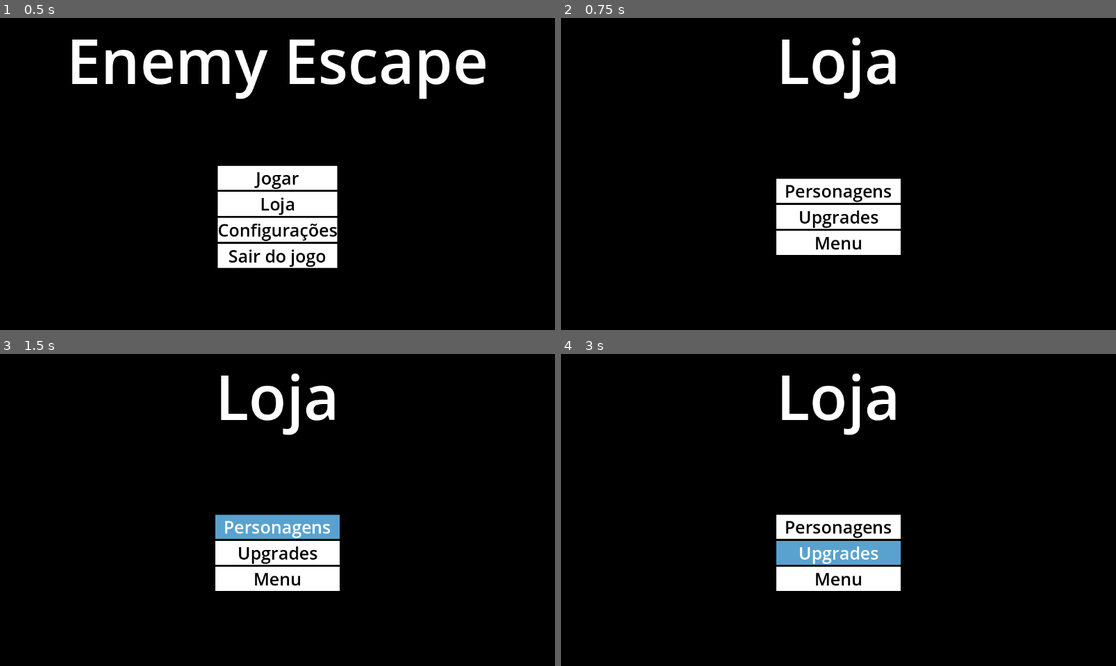
Above: before the commit, frames 1-4 (two rows, left to right).
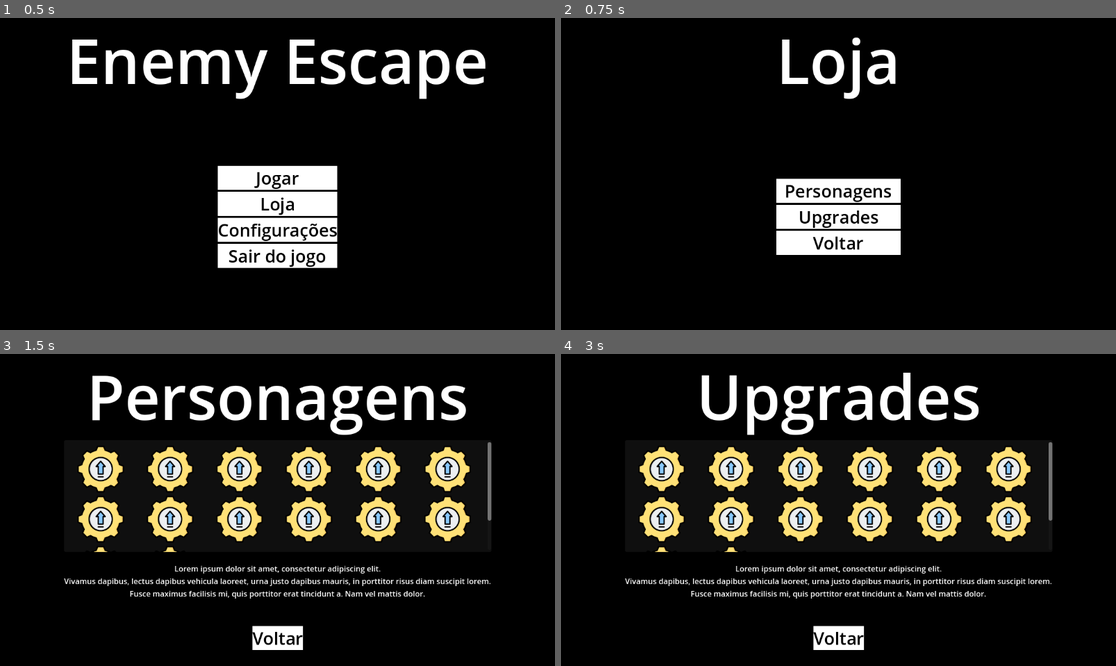
Above: after the commit, the same moments.

Repository: mugrilo18/Enemy-Escape
Game: Godot game, scene res://Scenes/main_menu.tscn
Two runs of this game, one before a commit and one after it. Both use one fixed random seed, a clock stepped at 60 frames per second and the inputs below.
Inputs (mouse positions are in pixels of both pictures, inside the frame that each line leads up to):
- Up to frame 1 (0.5 s): no input
- Up to frame 2 (0.75 s): click "Loja" at 0.5 s
- Up to frame 3 (1.5 s): click "Personagens" at 1.25 s
- Up to frame 4 (3 s): click (838, 637) at 2 s, where only the run after the commit has a clickable "Voltar"; click "Upgrades" at 2.75 s

Frame 1 is identical in both runs. In frame 2, 0.2% of the frame differs, in the area x 45-55%, y 69-75%; in frame 3, 19%, in the area x 11-89%, y 6-95%; in frame 4, 18%.

Commit message:
Correção de alguns bugs. Adição das telas de personagens e itens na parte de loja

Diff:
--- /dev/null
+++ b/Scenes/character_store.tscn
@@ -0,0 +1,101 @@
+[gd_scene load_steps=5 format=3 uid="uid://ga2imwmt6t5e"]
+
+[ext_resource type="Script" path="res://Scripts/character_store.gd" id="1_0h6iy"]
+[ext_resource type="Texture2D" uid="uid://cj2y3wi6lhquh" path="res://Assets/Icons/upgrade_icon.png" id="1_xh7rb"]
+[ext_resource type="LabelSettings" uid="uid://ctd2txar1au8i" path="res://Themes/tittle_ui.tres" id="2_12tdl"]
+[ext_resource type="Theme" uid="uid://h0p28uku3deb" path="res://Themes/button.tres" id="3_2gkqc"]
+
+[node name="CharacterStore" type="Control"]
+layout_mode = 3
+anchors_preset = 15
+anchor_right = 1.0
+anchor_bottom = 1.0
+grow_horizontal = 2
+grow_vertical = 2
+script = ExtResource("1_0h6iy")
+
+[node name="background" type="ColorRect" parent="."]
+layout_mode = 1
+anchors_preset = 15
+anchor_right = 1.0
+anchor_bottom = 1.0
+grow_horizontal = 2
+grow_vertical = 2
+color = Color(0, 0, 0, 1)
+
+[node name="VBoxContainer2" type="VBoxContainer" parent="background"]
+layout_mode = 1
+anchors_preset = 13
+anchor_left = 0.5
+anchor_right = 0.5
+anchor_bottom = 1.0
+grow_horizontal = 2
+grow_vertical = 2
+
+[node name="tittle_ui" type="Label" parent="background/VBoxContainer2"]
+layout_mode = 2
+size_flags_vertical = 0
+theme_override_font_sizes/font_size = 128
+text = "Personagens"
+label_settings = ExtResource("2_12tdl")
+horizontal_alignment = 1
+
+[node name="ItemList" type="ItemList" parent="background/VBoxContainer2"]
+layout_mode = 2
+size_flags_vertical = 3
+item_count = 14
+max_columns = 6
+same_column_width = true
+fixed_column_width = 140
+icon_mode = 0
+item_0/text = ""
+item_0/icon = ExtResource("1_xh7rb")
+item_1/text = ""
+item_1/icon = ExtResource("1_xh7rb")
+item_2/text = ""
+item_2/icon = ExtResource("1_xh7rb")
+item_3/text = ""
+item_3/icon = ExtResource("1_xh7rb")
+item_4/text = ""
+item_4/icon = ExtResource("1_xh7rb")
+item_5/text = ""
+item_5/icon = ExtResource("1_xh7rb")
+item_6/text = ""
+item_6/icon = ExtResource("1_xh7rb")
+item_7/text = ""
+item_7/icon = ExtResource("1_xh7rb")
+item_8/text = ""
+item_8/icon = ExtResource("1_xh7rb")
+item_9/text = ""
+item_9/icon = ExtResource("1_xh7rb")
+item_10/text = ""
+item_10/icon = ExtResource("1_xh7rb")
+item_11/text = ""
+item_11/icon = ExtResource("1_xh7rb")
+item_12/text = ""
+item_12/icon = ExtResource("1_xh7rb")
+item_13/text = ""
+item_13/icon = ExtResource("1_xh7rb")
+
+[node name="VBoxContainer" type="VBoxContainer" parent="background/VBoxContainer2"]
+layout_mode = 2
+size_flags_vertical = 3
+
+[node name="description" type="Label" parent="background/VBoxContainer2/VBoxContainer"]
+layout_mode = 2
+size_flags_vertical = 3
+text = "Lorem ipsum dolor sit amet, consectetur adipiscing elit.
+Vivamus dapibus, lectus dapibus vehicula laoreet, urna justo dapibus mauris, in porttitor risus diam suscipit lorem.
+Fusce maximus facilisis mi, quis porttitor erat tincidunt a. Nam vel mattis dolor."
+horizontal_alignment = 1
+vertical_alignment = 1
+
+[node name="main_menu" type="Button" parent="background/VBoxContainer2/VBoxContainer"]
+layout_mode = 2
+size_flags_horizontal = 4
+size_flags_vertical = 6
+mouse_default_cursor_shape = 2
+theme = ExtResource("3_2gkqc")
+text = "Voltar"
+
+[connection signal="pressed" from="background/VBoxContainer2/VBoxContainer/main_menu" to="." method="_on_main_menu_pressed"]
--- /dev/null
+++ b/Scenes/coin_counter.tscn
@@ -0,0 +1,37 @@
+[gd_scene load_steps=4 format=3 uid="uid://b8dve571komdt"]
+
+[ext_resource type="Script" path="res://Scripts/coin_counter.gd" id="1_7l5xs"]
+[ext_resource type="Texture2D" uid="uid://d1kvcn2cefbin" path="res://Assets/Icons/Coin_icon2.png" id="2_w7g0x"]
+[ext_resource type="PackedScene" uid="uid://dcpcbw1nb8yyo" path="res://Scenes/coin.tscn" id="3_wuiyk"]
+
+[node name="CoinCounter" type="Control" node_paths=PackedStringArray("coin")]
+layout_mode = 3
+anchors_preset = 15
+anchor_right = 1.0
+anchor_bottom = 1.0
+grow_horizontal = 2
+grow_vertical = 2
+script = ExtResource("1_7l5xs")
+coin = NodePath("Coin")
+
+[node name="background" type="ColorRect" parent="."]
+layout_mode = 0
+offset_right = 204.0
+offset_bottom = 80.0
+color = Color(0.215686, 0.215686, 0.215686, 1)
+
+[node name="coin_icon" type="TextureRect" parent="background"]
+layout_mode = 0
+offset_top = 5.0
+offset_right = 70.0
+offset_bottom = 75.0
+texture = ExtResource("2_w7g0x")
+
+[node name="counter" type="Label" parent="background/coin_icon"]
+layout_mode = 0
+offset_left = 80.0
+offset_right = 134.0
+offset_bottom = 67.0
+theme_override_font_sizes/font_size = 48
+
+[node name="Coin" parent="." instance=ExtResource("3_wuiyk")]
--- a/Scenes/game_over.tscn
+++ b/Scenes/game_over.tscn
@@ -1,7 +1,8 @@
-[gd_scene load_steps=3 format=3 uid="uid://ch2ngpvhc3xb3"]
+[gd_scene load_steps=4 format=3 uid="uid://ch2ngpvhc3xb3"]
 
 [ext_resource type="Script" path="res://Scripts/game_over.gd" id="1_3ft52"]
 [ext_resource type="Theme" uid="uid://h0p28uku3deb" path="res://Themes/button.tres" id="1_cue6x"]
+[ext_resource type="LabelSettings" uid="uid://ctd2txar1au8i" path="res://Themes/tittle_ui.tres" id="2_5yiqw"]
 
 [node name="GameOver" type="Control"]
 layout_mode = 3
@@ -37,6 +38,7 @@
 size_flags_vertical = 2
 theme_override_font_sizes/font_size = 128
 text = "GAME OVER"
+label_settings = ExtResource("2_5yiqw")
 horizontal_alignment = 1
 
 [node name="button_holder" type="VBoxContainer" parent="background/container_holder"]
@@ -44,7 +46,7 @@
 size_flags_horizontal = 4
 size_flags_vertical = 2
 
-[node name="resume" type="Button" parent="background/container_holder/button_holder"]
+[node name="restart" type="Button" parent="background/container_holder/button_holder"]
 layout_mode = 2
 mouse_default_cursor_shape = 2
 theme = ExtResource("1_cue6x")
@@ -62,6 +64,6 @@
 theme = ExtResource("1_cue6x")
 text = "   Sair do jogo  "
 
-[connection signal="pressed" from="background/container_holder/button_holder/resume" to="." method="_on_resume_pressed"]
+[connection signal="pressed" from="background/container_holder/button_holder/restart" to="." method="_on_restart_pressed"]
 [connection signal="pressed" from="background/container_holder/button_holder/main_menu" to="." method="_on_main_menu_pressed"]
 [connection signal="pressed" from="background/container_holder/button_holder/quit" to="." method="_on_quit_pressed"]
--- a/Scenes/ground.tscn
+++ b/Scenes/ground.tscn
@@ -14,7 +14,6 @@
 script = ExtResource("1_pu1ay")
 
 [node name="StaticBody3D" type="StaticBody3D" parent="."]
-transform = Transform3D(1, 0, 0, 0, 1, 0, 0, 0, 1, 0, 0, 0)
 
 [node name="MeshInstance3D" type="MeshInstance3D" parent="StaticBody3D"]
 mesh = SubResource("BoxMesh_0ofpl")
@@ -22,5 +21,4 @@
 surface_material_override/0 = SubResource("StandardMaterial3D_y2s66")
 
 [node name="CollisionShape3D" type="CollisionShape3D" parent="StaticBody3D"]
-transform = Transform3D(1, 0, 0, 0, 1, 0, 0, 0, 1, 0, 0, 0)
 shape = SubResource("BoxShape3D_qwxc5")
--- a/Scenes/main.tscn
+++ b/Scenes/main.tscn
@@ -8,6 +8,7 @@
 [ext_resource type="PackedScene" uid="uid://cal8rnbl0gk4e" path="res://Scenes/mini_map.tscn" id="5_7v10w"]
 [ext_resource type="PackedScene" uid="uid://c52m0lw2uxj23" path="res://Scenes/player_experience.tscn" id="5_ww3n7"]
 [ext_resource type="PackedScene" uid="uid://i0o7k14mufdr" path="res://Scenes/ground.tscn" id="6_gglm0"]
+[ext_resource type="PackedScene" uid="uid://b8dve571komdt" path="res://Scenes/coin_counter.tscn" id="6_xtl6j"]
 
 [sub_resource type="ProceduralSkyMaterial" id="ProceduralSkyMaterial_4so7a"]
 sky_top_color = Color(0.211765, 0.470588, 0.678431, 1)
@@ -55,10 +56,13 @@
 [node name="MiniMap" parent="UI" instance=ExtResource("5_7v10w")]
 target = NodePath("../../Player")
 
-[node name="PauseMenu" parent="UI" node_paths=PackedStringArray("player") instance=ExtResource("4_1w0gm")]
+[node name="PauseMenu" parent="UI" node_paths=PackedStringArray("player", "timer") instance=ExtResource("4_1w0gm")]
 player = NodePath("../../Player")
+timer = NodePath("../Timer")
 
 [node name="PlayerExperience" parent="UI" instance=ExtResource("5_ww3n7")]
+
+[node name="CoinCounter" parent="UI" instance=ExtResource("6_xtl6j")]
 
 [node name="NavigationRegion3D" type="NavigationRegion3D" parent="."]
 navigation_mesh = SubResource("NavigationMesh_xk110")
--- a/Scenes/main_menu.tscn
+++ b/Scenes/main_menu.tscn
@@ -1,7 +1,8 @@
-[gd_scene load_steps=3 format=3 uid="uid://tx8sxpwbdo6v"]
+[gd_scene load_steps=4 format=3 uid="uid://tx8sxpwbdo6v"]
 
 [ext_resource type="Theme" uid="uid://h0p28uku3deb" path="res://Themes/button.tres" id="1_gc4is"]
 [ext_resource type="Script" path="res://Scripts/main_menu.gd" id="1_u4f5a"]
+[ext_resource type="LabelSettings" uid="uid://ctd2txar1au8i" path="res://Themes/tittle_ui.tres" id="2_no01u"]
 
 [node name="MainMenu" type="Control"]
 layout_mode = 3
@@ -36,6 +37,7 @@
 layout_mode = 2
 theme_override_font_sizes/font_size = 128
 text = "Enemy Escape"
+label_settings = ExtResource("2_no01u")
 horizontal_alignment = 1
 
 [node name="button_holder" type="VBoxContainer" parent="background/container_holder"]
--- a/Scenes/pause_menu.tscn
+++ b/Scenes/pause_menu.tscn
@@ -53,7 +53,6 @@
 size_flags_vertical = 3
 mouse_default_cursor_shape = 2
 theme = ExtResource("1_h8xq5")
-shortcut = SubResource("Shortcut_vsj8o")
 text = "Reiniciar"
 
 [node name="main_menu" type="Button" parent="button_holder"]
--- a/Scenes/player_experience.tscn
+++ b/Scenes/player_experience.tscn
@@ -1,7 +1,7 @@
 [gd_scene load_steps=3 format=3 uid="uid://c52m0lw2uxj23"]
 
 [ext_resource type="Script" path="res://Scripts/player_experience.gd" id="1_jr1p3"]
-[ext_resource type="Texture2D" uid="uid://ba1ngj743y6hn" path="res://Assets/icone_xp.png" id="2_pa484"]
+[ext_resource type="Texture2D" uid="uid://ba1ngj743y6hn" path="res://Assets/Icons/icone_xp.png" id="2_pa484"]
 
 [node name="PlayerExperience" type="Control"]
 layout_mode = 3
--- a/Scenes/store.tscn
+++ b/Scenes/store.tscn
@@ -1,7 +1,8 @@
-[gd_scene load_steps=3 format=3 uid="uid://dalekcm36228r"]
+[gd_scene load_steps=4 format=3 uid="uid://dalekcm36228r"]
 
 [ext_resource type="Script" path="res://Scripts/store.gd" id="1_4ax5i"]
 [ext_resource type="Theme" uid="uid://h0p28uku3deb" path="res://Themes/button.tres" id="1_q2uso"]
+[ext_resource type="LabelSettings" uid="uid://ctd2txar1au8i" path="res://Themes/tittle_ui.tres" id="2_ubrk8"]
 
 [node name="Store" type="Control"]
 layout_mode = 3
@@ -36,6 +37,7 @@
 layout_mode = 2
 theme_override_font_sizes/font_size = 128
 text = "Loja"
+label_settings = ExtResource("2_ubrk8")
 horizontal_alignment = 1
 
 [node name="VBoxContainer" type="VBoxContainer" parent="background/container_holder"]
@@ -58,7 +60,7 @@
 layout_mode = 2
 mouse_default_cursor_shape = 2
 theme = ExtResource("1_q2uso")
-text = "Menu"
+text = "Voltar"
 
 [connection signal="pressed" from="background/container_holder/VBoxContainer/characters" to="." method="_on_characters_pressed"]
 [connection signal="pressed" from="background/container_holder/VBoxContainer/upgrades" to="." method="_on_upgrades_pressed"]
--- /dev/null
+++ b/Scenes/upgrade_store.tscn
@@ -0,0 +1,101 @@
+[gd_scene load_steps=5 format=3 uid="uid://bwwk21xfpregq"]
+
+[ext_resource type="LabelSettings" uid="uid://ctd2txar1au8i" path="res://Themes/tittle_ui.tres" id="1_lgumv"]
+[ext_resource type="Script" path="res://Scripts/upgrade_store.gd" id="1_nu4ft"]
+[ext_resource type="Texture2D" uid="uid://cj2y3wi6lhquh" path="res://Assets/Icons/upgrade_icon.png" id="3_qx6he"]
+[ext_resource type="Theme" uid="uid://h0p28uku3deb" path="res://Themes/button.tres" id="4_q13kq"]
+
+[node name="UpgradeStore" type="Control"]
+layout_mode = 3
+anchors_preset = 15
+anchor_right = 1.0
+anchor_bottom = 1.0
+grow_horizontal = 2
+grow_vertical = 2
+script = ExtResource("1_nu4ft")
+
+[node name="background" type="ColorRect" parent="."]
+layout_mode = 1
+anchors_preset = 15
+anchor_right = 1.0
+anchor_bottom = 1.0
+grow_horizontal = 2
+grow_vertical = 2
+color = Color(0, 0, 0, 1)
+
+[node name="VBoxContainer2" type="VBoxContainer" parent="background"]
+layout_mode = 1
+anchors_preset = 13
+anchor_left = 0.5
+anchor_right = 0.5
+anchor_bottom = 1.0
+grow_horizontal = 2
+grow_vertical = 2
+
+[node name="tittle_ui" type="Label" parent="background/VBoxContainer2"]
+layout_mode = 2
+size_flags_vertical = 0
+theme_override_font_sizes/font_size = 128
+text = "Upgrades"
+label_settings = ExtResource("1_lgumv")
+horizontal_alignment = 1
+
+[node name="ItemList" type="ItemList" parent="background/VBoxContainer2"]
+layout_mode = 2
+size_flags_vertical = 3
+item_count = 14
+max_columns = 6
+same_column_width = true
+fixed_column_width = 140
+icon_mode = 0
+item_0/text = ""
+item_0/icon = ExtResource("3_qx6he")
+item_1/text = ""
+item_1/icon = ExtResource("3_qx6he")
+item_2/text = ""
+item_2/icon = ExtResource("3_qx6he")
+item_3/text = ""
+item_3/icon = ExtResource("3_qx6he")
+item_4/text = ""
+item_4/icon = ExtResource("3_qx6he")
+item_5/text = ""
+item_5/icon = ExtResource("3_qx6he")
+item_6/text = ""
+item_6/icon = ExtResource("3_qx6he")
+item_7/text = ""
+item_7/icon = ExtResource("3_qx6he")
+item_8/text = ""
+item_8/icon = ExtResource("3_qx6he")
+item_9/text = ""
+item_9/icon = ExtResource("3_qx6he")
+item_10/text = ""
+item_10/icon = ExtResource("3_qx6he")
+item_11/text = ""
+item_11/icon = ExtResource("3_qx6he")
+item_12/text = ""
+item_12/icon = ExtResource("3_qx6he")
+item_13/text = ""
+item_13/icon = ExtResource("3_qx6he")
+
+[node name="VBoxContainer" type="VBoxContainer" parent="background/VBoxContainer2"]
+layout_mode = 2
+size_flags_vertical = 3
+
+[node name="description" type="Label" parent="background/VBoxContainer2/VBoxContainer"]
+layout_mode = 2
+size_flags_vertical = 3
+text = "Lorem ipsum dolor sit amet, consectetur adipiscing elit.
+Vivamus dapibus, lectus dapibus vehicula laoreet, urna justo dapibus mauris, in porttitor risus diam suscipit lorem.
+Fusce maximus facilisis mi, quis porttitor erat tincidunt a. Nam vel mattis dolor."
+horizontal_alignment = 1
+vertical_alignment = 1
+
+[node name="main_menu" type="Button" parent="background/VBoxContainer2/VBoxContainer"]
+layout_mode = 2
+size_flags_horizontal = 4
+size_flags_vertical = 6
+mouse_default_cursor_shape = 2
+theme = ExtResource("4_q13kq")
+text = "Voltar"
+
+[connection signal="pressed" from="background/VBoxContainer2/VBoxContainer/main_menu" to="." method="_on_main_menu_pressed"]
--- /dev/null
+++ b/Scripts/character_store.gd
@@ -0,0 +1,5 @@
+extends Control
+
+
+func _on_main_menu_pressed():
+	get_tree().change_scene_to_file("res://Scenes/store.tscn")
--- a/Scripts/coin.gd
+++ b/Scripts/coin.gd
@@ -3,7 +3,4 @@
 func _on_area_3d_body_entered(body):
 	if body.is_in_group('player'):
 		StatusGlobal.player_coin += 1
-		print(StatusGlobal.player_coin)
 		get_tree().queue_delete($".")
-
-	pass # Replace with function body.
--- /dev/null
+++ b/Scripts/coin_counter.gd
@@ -0,0 +1,14 @@
+extends Control
+
+@export var coin: Node3D
+@onready var counter = $background/coin_icon/counter
+
+func _ready():
+	StatusGlobal.player_coin = StatusGlobal.player_coin - 1
+	StatusGlobal.player_xp = StatusGlobal.player_xp - 1
+
+func _process(delta):
+	if is_instance_valid(coin):
+		pass
+	else:
+		counter.text = str(StatusGlobal.player_coin)
--- a/Scripts/game_over.gd
+++ b/Scripts/game_over.gd
@@ -1,6 +1,9 @@
 extends Control
 
-func _on_resume_pressed():
+func _on_restart_pressed():
+	StatusGlobal.player_coin = 0
+	StatusGlobal.seconds = 0
+	StatusGlobal.enemy_speed = 2
 	get_tree().change_scene_to_file("res://Scenes/main.tscn")
 
 func _on_main_menu_pressed():
--- a/Scripts/ground.gd
+++ b/Scripts/ground.gd
@@ -1,11 +1,9 @@
 extends Node3D
 var floor_size = Vector2(40, 40)  # Tamanho do chão
-var max_coins = 10  # Número máximo de moedas
-var num_coins = 0  # Número atual de moedas
-var last_generation_time = 0  # Último tempo em que uma moeda foi gerada
+var last_generation_time = 0
 
 func _process(delta):
-	if num_coins < max_coins and StatusGlobal.seconds != last_generation_time and StatusGlobal.seconds % 10 == 0:
+	if StatusGlobal.seconds != last_generation_time and StatusGlobal.seconds % 10 == 0:
 		var position = Vector3(
 				randf_range(-floor_size.x/2, floor_size.x/2),
 				1,  # Altura da moeda acima do chão
@@ -18,5 +16,4 @@
 		global_transform.origin = position
 		instance.set_global_transform(global_transform)
 
-		num_coins += 1
 		last_generation_time = StatusGlobal.seconds
--- a/Scripts/main.gd
+++ b/Scripts/main.gd
@@ -2,7 +2,6 @@
 
 #Player
 @onready var player = $Player
-
 
 func _process(delta):
 	if is_instance_valid(player):
--- a/Scripts/main_menu.gd
+++ b/Scripts/main_menu.gd
@@ -1,7 +1,9 @@
 extends Control
 
-
 func _on_play_pressed():
+	StatusGlobal.player_coin = 0
+	StatusGlobal.seconds = 0
+	StatusGlobal.enemy_speed = 2
 	get_tree().change_scene_to_file("res://Scenes/main.tscn")
 
 func _on_store_pressed():
@@ -10,6 +12,5 @@
 func _on_options_pressed():
 	get_tree().change_scene_to_file("res://Scenes/options.tscn")
 
-
 func _on_exit_pressed():
 	get_tree().quit()
--- a/Scripts/pause_menu.gd
+++ b/Scripts/pause_menu.gd
@@ -1,6 +1,9 @@
 extends CanvasLayer
 
 @export var player : CharacterBody3D
+@export var timer: Control
+
+@onready var btn_resume = $button_holder/resume
 
 func _ready():
 	visible = false
@@ -13,11 +16,16 @@
 
 
 func _on_resume_pressed():
+	get_tree().paused = false
 	visible = false
-	get_tree().paused = false
+	btn_resume.grab_focus()
+
 
 func _on_restart_pressed():
 	get_tree().paused = false
+	StatusGlobal.player_coin = 0
+	StatusGlobal.seconds = 0
+	StatusGlobal.enemy_speed = 2
 	get_tree().change_scene_to_file("res://Scenes/main.tscn")
 
 func _on_main_menu_pressed():
--- a/Scripts/player_experience.gd
+++ b/Scripts/player_experience.gd
@@ -3,6 +3,9 @@
 @onready var xp_bar = $ProgressBar
 
 func _process(delta):
-	if StatusGlobal.seconds % 10 == 0:
+	if StatusGlobal.seconds % StatusGlobal.time_xp_player == 0:
 		xp_bar.value = StatusGlobal.player_xp
-		print(StatusGlobal.player_xp)
+
+	if StatusGlobal.player_xp == xp_bar.max_value:
+		StatusGlobal.player_level += 1
+		StatusGlobal.player_xp = 0
--- a/Scripts/status_global.gd
+++ b/Scripts/status_global.gd
@@ -1,13 +1,18 @@
 extends Node
 
+#Coin
+
+
 #Timer
-var seconds = 0;
-var minutes = 0;
+var seconds = 0
+var minutes = 0
+var time_xp_player = 30
 
 #Enemy
-var enemy_speed = 2;
+var enemy_speed = 2
 
 #Player
-var player_coin = 0;
-var player_speed = 5;
-var player_xp = 0;
+var player_coin = 0
+var player_speed = 5
+var player_xp = 0
+var player_level = 0
--- a/Scripts/store.gd
+++ b/Scripts/store.gd
@@ -2,13 +2,10 @@
 
 
 func _on_characters_pressed():
-	pass # Replace with function body.
-
+	get_tree().change_scene_to_file("res://Scenes/character_store.tscn")
 
 func _on_upgrades_pressed():
-	pass # Replace with function body.
-
+	get_tree().change_scene_to_file("res://Scenes/upgrade_store.tscn")
 
 func _on_back_pressed():
 	get_tree().change_scene_to_file("res://Scenes/main_menu.tscn")
-	pass # Replace with function body.
--- a/Scripts/timer.gd
+++ b/Scripts/timer.gd
@@ -8,7 +8,6 @@
 	timer.start()
 
 func _on_timer_timeout():
-
 	StatusGlobal.seconds += 1
 	StatusGlobal.minutes = StatusGlobal.seconds / 60
 
@@ -29,6 +28,6 @@
 		StatusGlobal.enemy_speed = StatusGlobal.enemy_speed + .25
 
 
-	#PLayer
-	if StatusGlobal.seconds % 10 == 0:
+	#Player
+	if StatusGlobal.seconds % StatusGlobal.time_xp_player == 0:
 		StatusGlobal.player_xp = StatusGlobal.player_xp + 1
--- /dev/null
+++ b/Scripts/upgrade_store.gd
@@ -0,0 +1,4 @@
+extends Control
+
+func _on_main_menu_pressed():
+	get_tree().change_scene_to_file("res://Scenes/store.tscn")
--- /dev/null
+++ b/Themes/tittle_ui.tres
@@ -0,0 +1,4 @@
+[gd_resource type="LabelSettings" format=3 uid="uid://ctd2txar1au8i"]
+
+[resource]
+font_size = 128
--- a/project.godot
+++ b/project.godot
@@ -13,7 +13,7 @@
 config/name="Enemy Escape"
 run/main_scene="res://Scenes/main_menu.tscn"
 config/features=PackedStringArray("4.2", "GL Compatibility")
-config/icon="res://icon.svg"
+config/icon="res://Assets/Icons/icon.svg"
 
 [autoload]
 
Binary file added: Assets/Icons/Coin_icon2.png
Not shown, changed: Assets/Icons/Coin_icon2.png.import
Renamed: icon.svg -> Assets/Icons/icon.svg
Not shown, changed: Assets/Icons/icon.svg.import
Renamed: Assets/icone_xp.png -> Assets/Icons/icone_xp.png
Not shown, added: Assets/Icons/icone_xp.png.import
Binary file added: Assets/Icons/upgrade_icon.png
Not shown, added: Assets/Icons/upgrade_icon.png.import
Renamed: Assets/Coin.glb -> Assets/Models/Coin.glb
Not shown, changed: Assets/Models/Coin.glb.import
Not shown: 1 places in Scenes/main.tscn that only renumber resources
Not shown: 2 places in Scenes/pause_menu.tscn that only renumber resources
